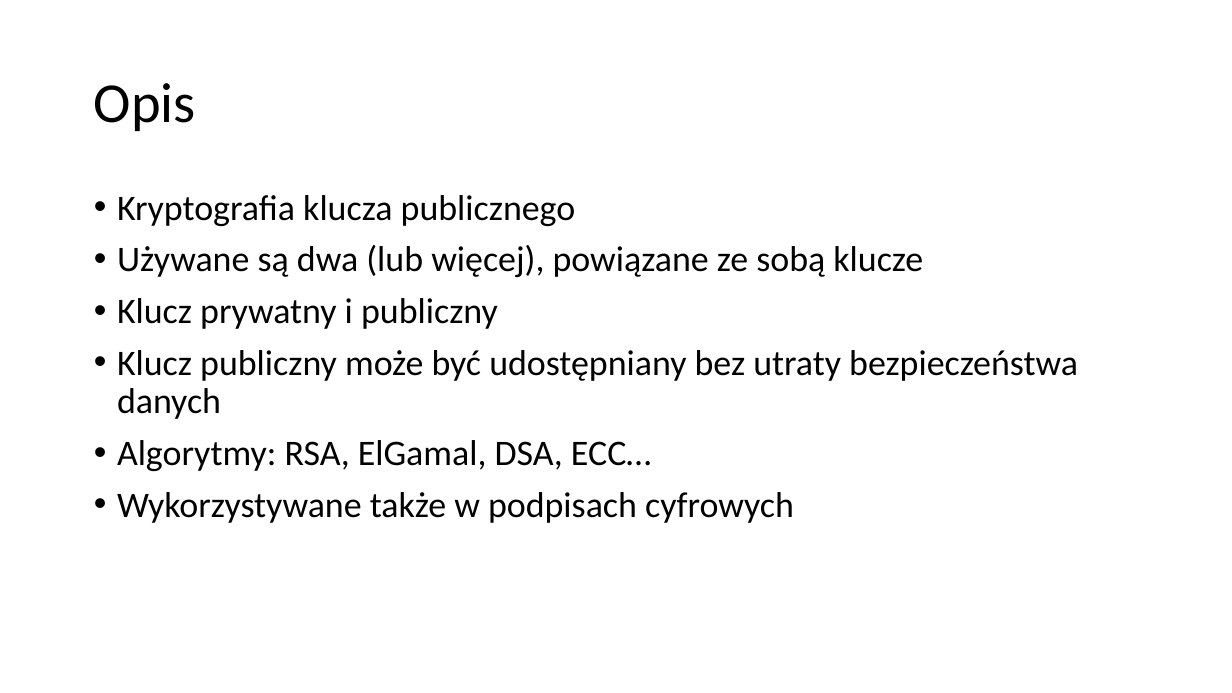
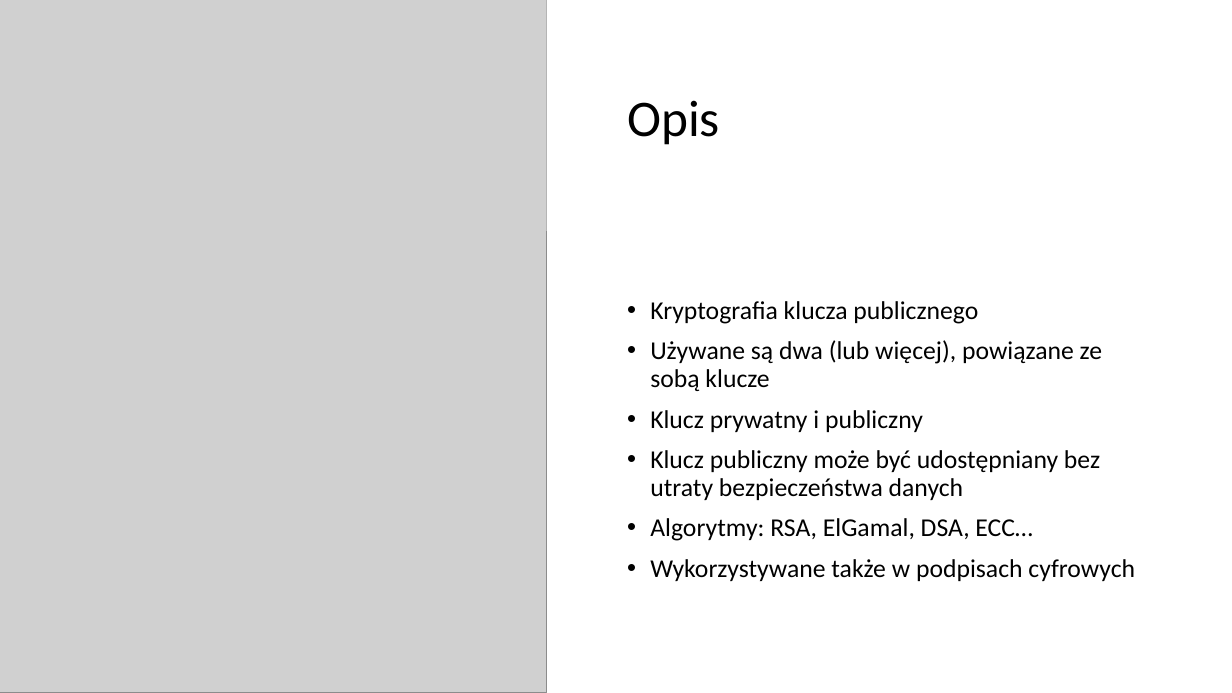
Before and after one commit to blackbat13/cs-lut, a slide deck: slide 2 of Algorytmy/Szyfrowanie asymetryczne.pptx. Drawn at 1232x693 pixels with LibreOffice and Linux fonts; fonts in the diff are those of the drawing; grey boxes stand for pictures. Boxes give left, top, right and bottom in pixels: in the first picture for what was removed or moved away, otherwise in the second. Text is boxed around its words. In the diff, an @@ line names an element or a change of style, - is before the commit and + after.

```diff
--- a/Algorytmy/Szyfrowanie asymetryczne.pptx
+++ b/Algorytmy/Szyfrowanie asymetryczne.pptx
@@ picture added at box(0, 0, 547, 693) @@
@@ rectangle added at box(547, 0, 1232, 231), fill #FFFFFF @@
@@ title "Opis": place and size @@
-title "Opis" at box(94, 83, 196, 131)
+title "Opis" at box(627, 100, 720, 145)
@@ title "Opis" at box(627, 100, 720, 145): size 44 to 40 pt @@
@@ text "Kryptografia klucza publicznego": place and size @@
-text "Kryptografia klucza publicznego" at box(117, 195, 1078, 523)
+text "Kryptografia klucza publicznego" at box(650, 301, 1135, 581)
@@ text "Kryptografia klucza publicznego" at box(650, 301, 1135, 581): size 28 to 20 pt; vertical alignment top to middle @@
```
Also in this commit, not shown: 9 other slides changed, 1 other file.
